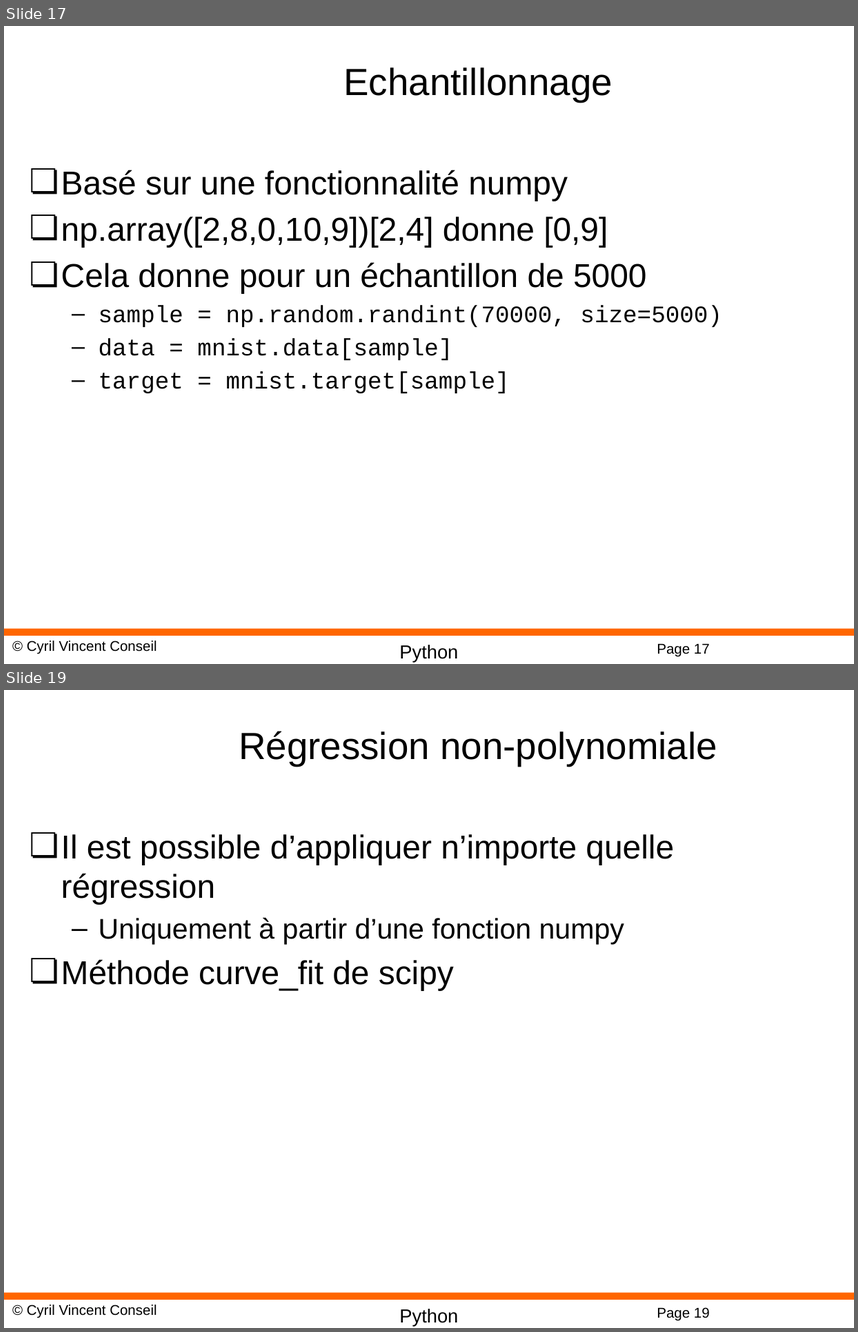
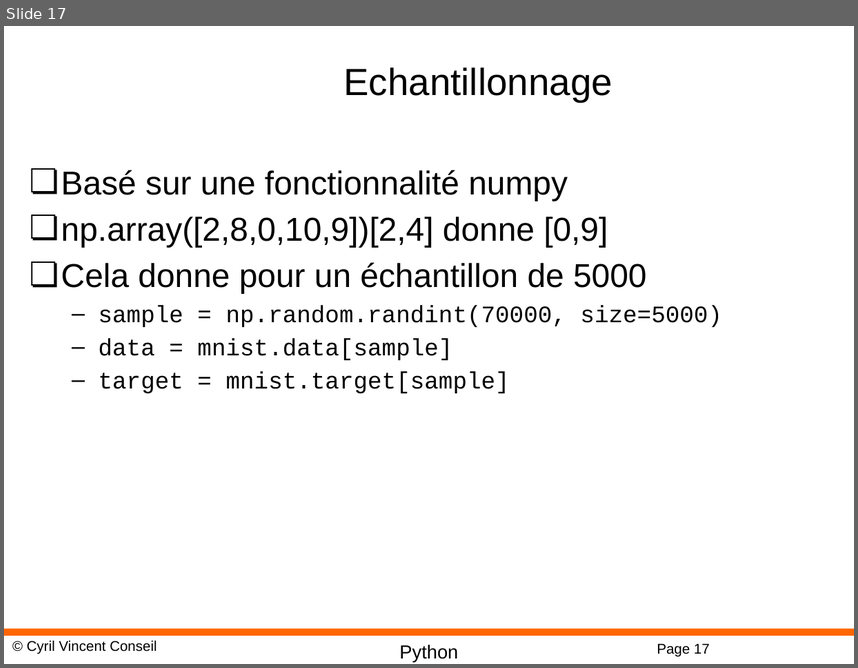
Before and after one commit to cyrilvincent/datascience, a slide deck: ppt/MachineLearning13-ScikitLearn.pptx. Shown one above the other, each under a label of ours: slides 17 and 19 before the commit, slide 17 after it; the slides between them are not shown. The pictures are 858x1332 and 858x668 pixels, drawn with LibreOffice and Linux fonts; fonts in the diff are those of the drawing; background and template pictures are left out. Boxes give left, top, right and bottom in pixels: in the first picture for what was removed or moved away, otherwise in the second. Text is boxed around its words. In the diff, an @@ line names an element or a change of style, - is before the commit and + after.

```diff
--- a/ppt/MachineLearning13-ScikitLearn.pptx
+++ b/ppt/MachineLearning13-ScikitLearn.pptx
@@ slide 19 removed at (4, 690, 854, 1328), background #FFFFFF; not listed: 4 template elements that a slide beside it also shows @@
@@ title removed at (239, 731, 717, 766) @@
-Régression non-polynomiale
@@ text removed at (61, 834, 674, 990) @@
-❏ Il est possible d’appliquer n’importe quelle régression
-  – Uniquement à partir d’une fonction numpy
-❏ Méthode curve_fit de scipy
```
Also in this commit, not shown: 1 other slide removed, 1 other file.
